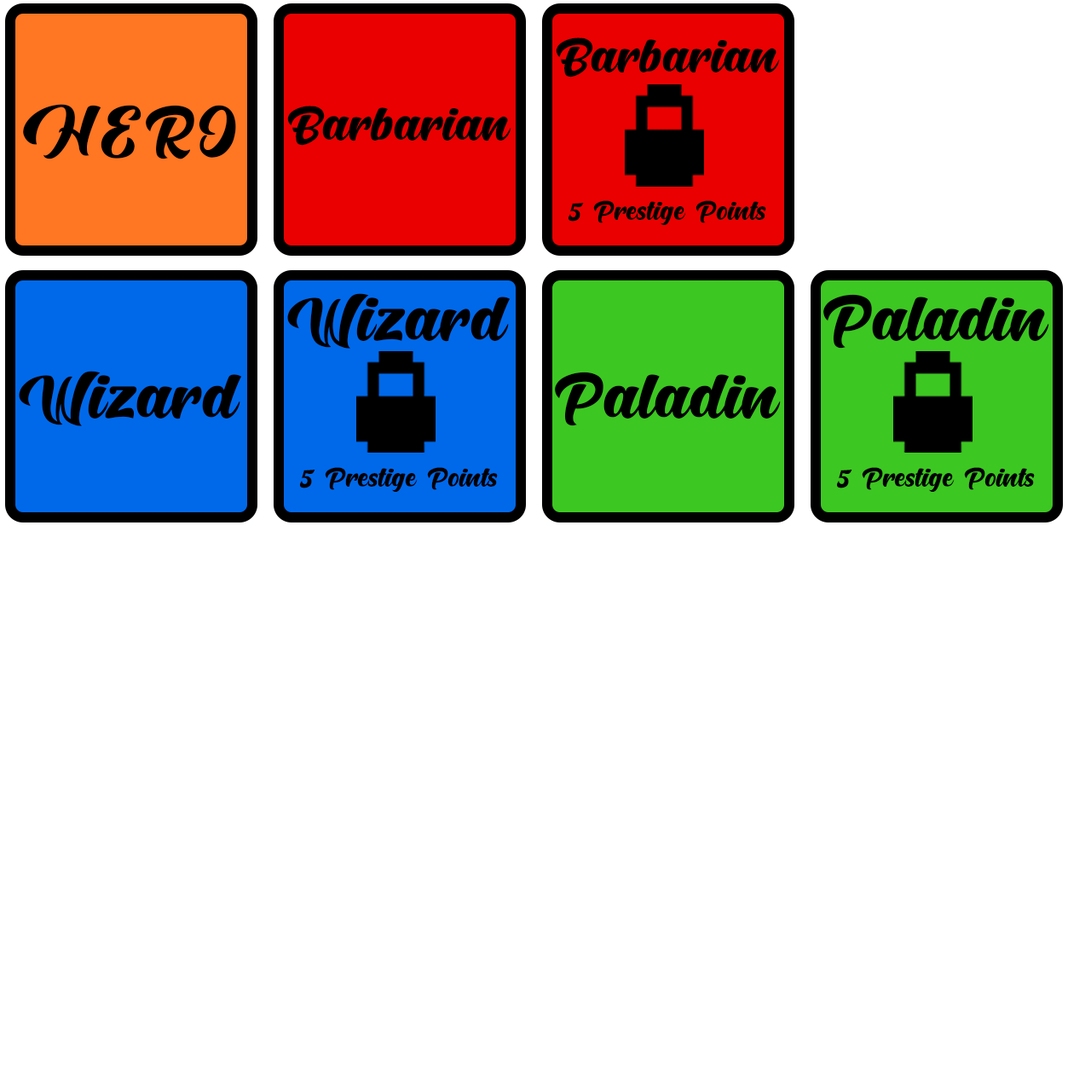
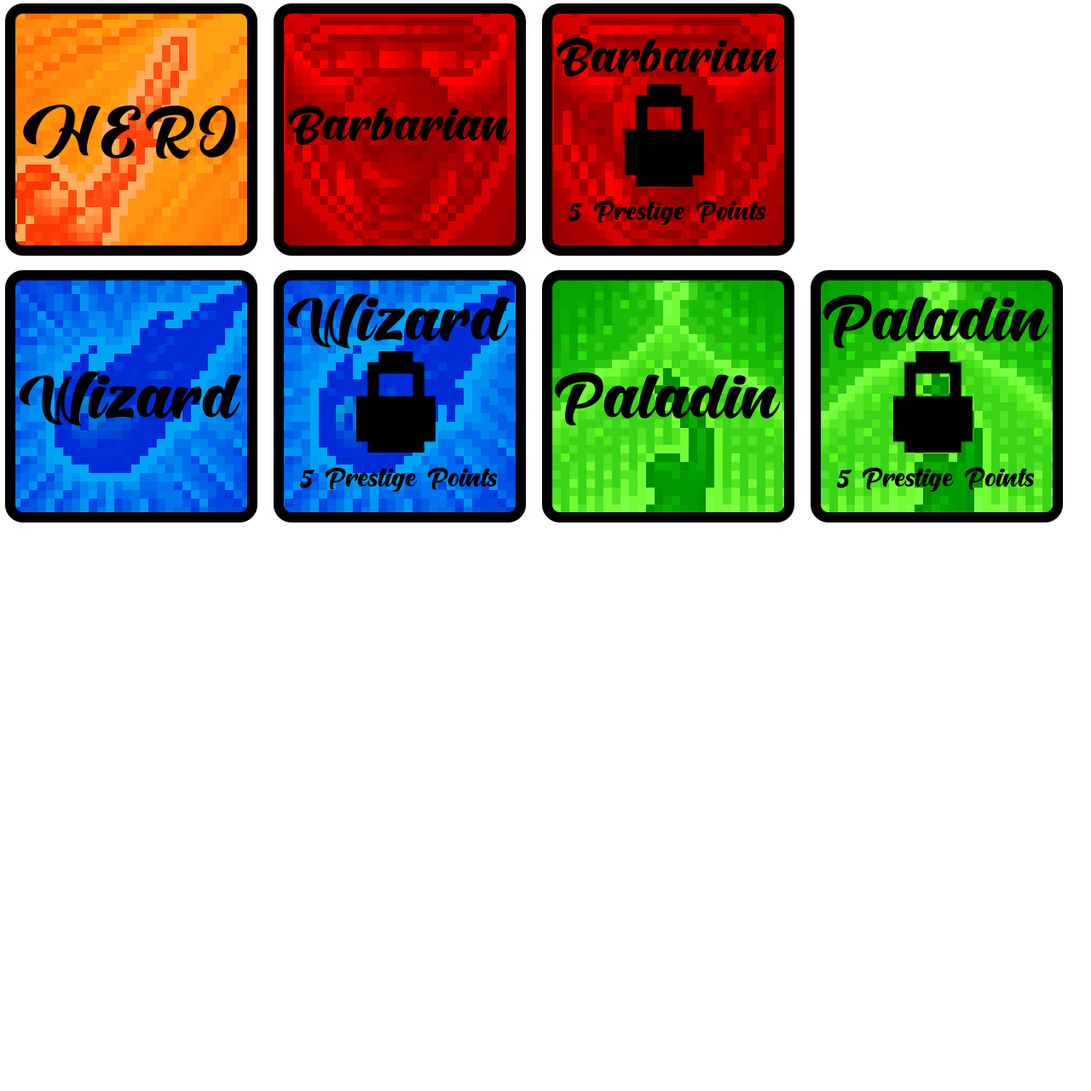
Two versions of the same layered image (1091 x 1091). Layer-by-layer changes:
added layer "Layer 5" (overlay) in group "Paladin_locked" over [821, 280, 1054, 513]
added layer "Layer 4" (overlay) in group "Paladin_unlocked" over [552, 280, 785, 513]
added layer "Icon19 copy" (1st of 2, in "Wizard_locked") (soft light) in group "Wizard_locked" over [283, 280, 516, 513]
painted on "Rectangle 1" (3rd of 7, in "Wizard_locked") over [283, 281, 289, 509]
added layer "Icon19 copy" (2nd of 2, in "Wizard_unlocked") (soft light) in group "Wizard_unlocked" over [15, 280, 248, 513]
added layer "Layer 2" (overlay) in group "Barb_locked" over [552, 13, 785, 246]
added layer "Layer 3" (overlay) in group "Barb_unlocked" over [283, 13, 516, 246]
painted on "Rectangle 1" (6th of 7, in "Barb_unlocked") over [283, 14, 289, 244]
added layer "Layer 1" (soft light) in group "Hero_unlocked" over [15, 13, 248, 246]
